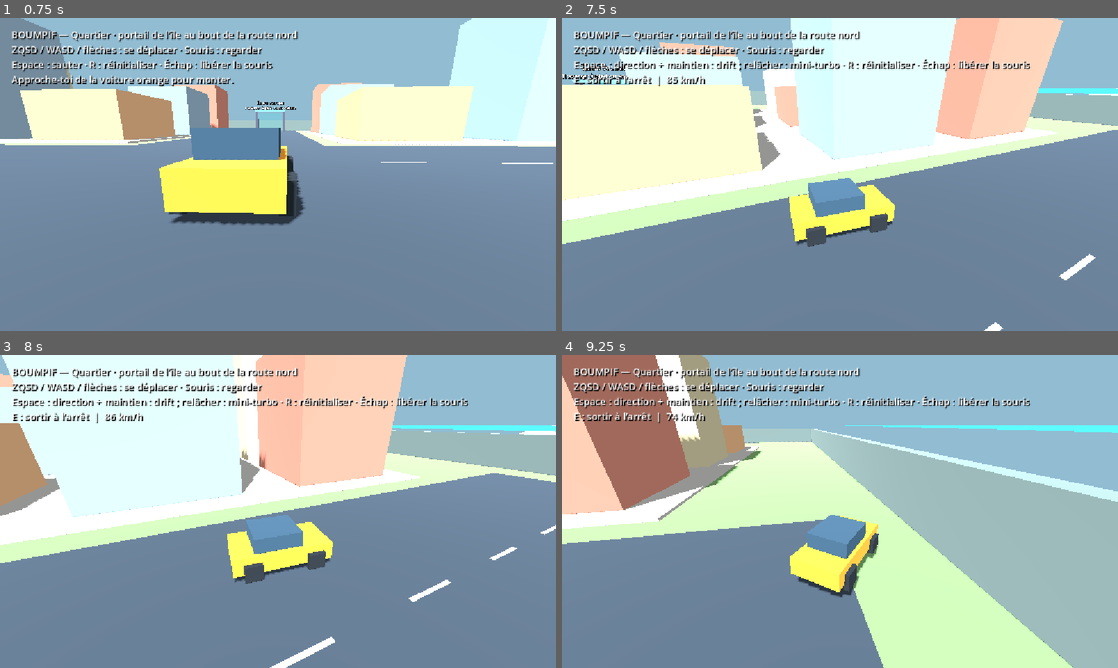
Above: before the commit, frames 1-4 (two rows, left to right).
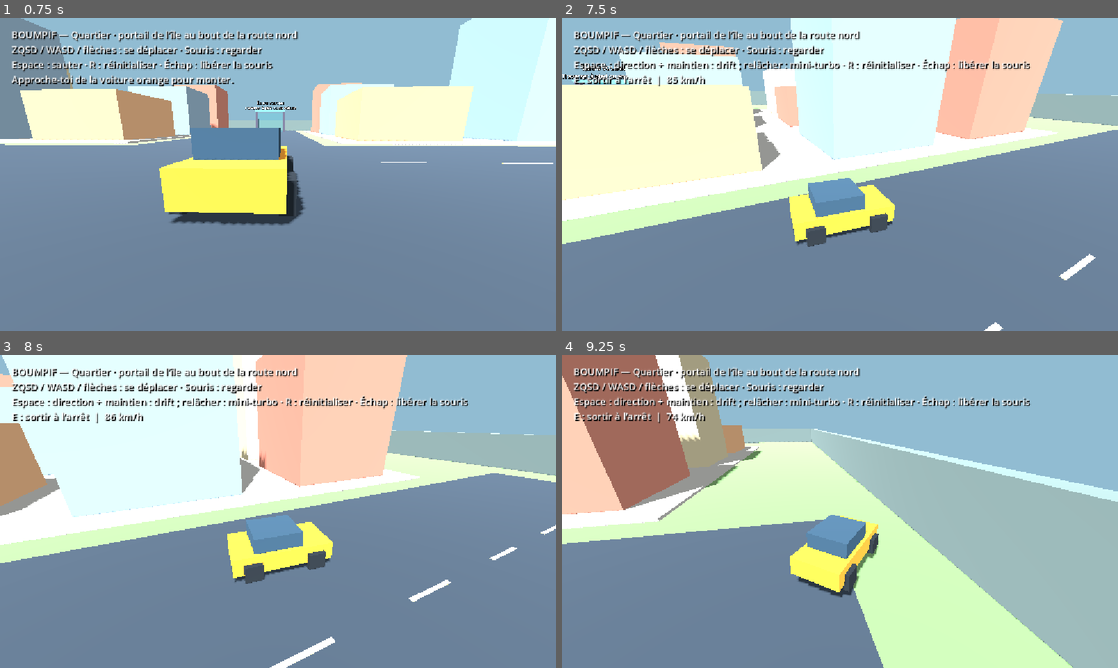
Above: after the commit, the same moments.

Repository: matthieupicaultetude-max/BoumPif
Game: Godot game, scene res://scenes/main.tscn
The game is run twice, just before and just after one commit, with the same random seed, the same clock (stepped at 60 frames per second) and the same inputs.
Inputs (mouse positions are in pixels of both pictures, inside the frame that each line leads up to):
- Up to frame 1 (0.75 s): tap Enter at 0.5 s; move the mouse to (272, 180) at 0.52 s; hold Z (forward) from 0.53 s (still down); tap E (interact) at 0.6 s
- Up to frame 2 (7.5 s): tap Space (jump) at 0.77, 1.52, 3.02, 3.77, 4.52, 6.02, 6.77 s; move the mouse to (878, 177) at 1.27 s; tap E (interact) every 0.75 s from 1.35 to 7.35 s; move the mouse to (795, 171) at 2.02 s; move the mouse to (845, 174) at 2.77 s; release Z (forward) at 2.78 s; hold Q (left) 2.78-3.53 s; move the mouse to (817, 168) at 3.52 s; hold Z (forward) 3.53-5.78 s; tap R (reset) at 4.25 s; move the mouse to (867, 174) at 4.27 s; move the mouse to (812, 174) at 5.02 s; move the mouse to (851, 168) at 5.77 s; hold D (right) 5.78-6.53 s; move the mouse to (834, 180) at 6.52 s; hold Z (forward) from 6.53 s (still down); move the mouse to (878, 177) at 7.27 s
- Up to frame 3 (8 s): keep holding Z (forward); tap Space (jump) at 7.52 s
- Up to frame 4 (9.25 s): move the mouse to (795, 508) at 8.02 s; tap E (interact) at 8.1, 8.85 s; move the mouse to (845, 511) at 8.77 s; release Z (forward) at 8.78 s; hold Q (left) from 8.78 s (still down); tap Space (jump) at 9.02 s

Frame 1 is identical in both runs. In frame 2, 0.3% of the frame differs, in the area x 2-100%, y 20-73%; in frame 3, 0.5%; in frame 4, 0.6%, in the area x 50-100%, y 22-67%.

Commit message:
Charge les zones à la demande et répartit la génération du terrain

Diff:
--- a/boum-pif/scripts/island.gd
+++ b/boum-pif/scripts/island.gd
@@ -12,12 +12,14 @@
 var portal_position := Vector3(0, 0, 263)
 var house_count := 0
 
-func _ready() -> void:
+func build() -> void:
 	_plan_roads()
-	_build_terrain()
+	await _build_terrain()
 	for road in roads:
 		_build_road(road)
+		await get_tree().process_frame
 	_build_villages()
+	await get_tree().process_frame
 	_build_details()
 	arrival.y = height_at(arrival.x, arrival.z)
 	portal_position.y = height_at(portal_position.x, portal_position.z)
@@ -104,38 +106,46 @@
 	return lerpf(height, weighted_height / total_weight, blend) if total_weight > 0 else height
 
 func _build_terrain() -> void:
-	var surface := SurfaceTool.new()
-	surface.begin(Mesh.PRIMITIVE_TRIANGLES)
 	var cells := int(RADIUS * 2 / GRID_STEP)
 	var heights := PackedFloat32Array()
 	heights.resize((cells + 1) * (cells + 1))
 	for x in range(cells + 1):
 		for z in range(cells + 1):
 			heights[x * (cells + 1) + z] = height_at(-RADIUS + x * GRID_STEP, -RADIUS + z * GRID_STEP)
-	for x in cells:
-		for z in cells:
-			var a := Vector3(-RADIUS + x * GRID_STEP, 0, -RADIUS + z * GRID_STEP)
-			var corners := [a, a + Vector3(GRID_STEP, 0, 0), a + Vector3(0, 0, GRID_STEP), a + Vector3(GRID_STEP, 0, GRID_STEP)]
-			var vertex_heights := [heights[x * (cells + 1) + z], heights[(x + 1) * (cells + 1) + z], heights[x * (cells + 1) + z + 1], heights[(x + 1) * (cells + 1) + z + 1]]
-			for index in [0, 1, 2, 1, 3, 2]:
-				var point: Vector3 = corners[index]
-				point.y = vertex_heights[index]
-				var color := Color("719658")
-				if point.y < 6:
-					color = Color("dbc28b")
-				elif point.y > 48:
-					color = Color("69646a") if point.y < 85 else Color("49444c")
-				surface.set_color(color)
-				surface.add_vertex(point)
-	surface.generate_normals()
-	var terrain := MeshInstance3D.new()
-	terrain.name = "IslandTerrain"
-	terrain.mesh = surface.commit()
+		if x % 8 == 0:
+			await get_tree().process_frame
 	var material := StandardMaterial3D.new()
 	material.vertex_color_use_as_albedo = true
-	terrain.material_override = material
-	add_child(terrain)
-	terrain.create_trimesh_collision()
+	# Petites tuiles : pas de gros envoi de maillage/collision en une seule image.
+	const TILE_CELLS := 31
+	for tx in range(0, cells, TILE_CELLS):
+		for tz in range(0, cells, TILE_CELLS):
+			var surface := SurfaceTool.new()
+			surface.begin(Mesh.PRIMITIVE_TRIANGLES)
+			for x in range(tx, mini(tx + TILE_CELLS, cells)):
+				for z in range(tz, mini(tz + TILE_CELLS, cells)):
+					var a := Vector3(-RADIUS + x * GRID_STEP, 0, -RADIUS + z * GRID_STEP)
+					var corners := [a, a + Vector3(GRID_STEP, 0, 0), a + Vector3(0, 0, GRID_STEP), a + Vector3(GRID_STEP, 0, GRID_STEP)]
+					var vertex_heights := [heights[x * (cells + 1) + z], heights[(x + 1) * (cells + 1) + z], heights[x * (cells + 1) + z + 1], heights[(x + 1) * (cells + 1) + z + 1]]
+					for index in [0, 1, 2, 1, 3, 2]:
+						var point: Vector3 = corners[index]
+						point.y = vertex_heights[index]
+						var color := Color("719658")
+						if point.y < 6:
+							color = Color("dbc28b")
+						elif point.y > 48:
+							color = Color("69646a") if point.y < 85 else Color("49444c")
+						surface.set_color(color)
+						surface.add_vertex(point)
+			surface.index()
+			surface.generate_normals()
+			var terrain := MeshInstance3D.new()
+			terrain.name = "Terrain_%d_%d" % [tx, tz]
+			terrain.mesh = surface.commit()
+			terrain.material_override = material
+			add_child(terrain)
+			terrain.create_trimesh_collision()
+			await get_tree().process_frame
 	# L'océan est visuel : une chute dans l'eau ramène au point d'arrivée.
 	var sea := MeshInstance3D.new()
 	var plane := PlaneMesh.new()
--- a/boum-pif/scripts/main.gd
+++ b/boum-pif/scripts/main.gd
@@ -4,6 +4,8 @@
 const ISLAND_OFFSET := Vector3(1200, 0, 0)
 const CITY_PORTAL := Vector3(0, 0, -54)
 var island: IslandZone
+var city_zone: Node3D
+var loading_zone := false
 var on_island := false
 var portal_cooldown := 0.0
 var car_spawn := Vector3(4, 0.8, 4)
@@ -54,12 +56,11 @@
 	sun.light_energy = 1.2
 	sun.shadow_enabled = true
 	add_child(sun)
+	city_zone = Node3D.new()
+	city_zone.name = "CityZone"
+	add_child(city_zone)
 	_build_city()
-	island = IslandZone.new()
-	island.position = ISLAND_OFFSET
-	add_child(island)
-	_build_portal(CITY_PORTAL, "ÎLE DU VOLCAN", Color("66e4ef"))
-	_build_portal(ISLAND_OFFSET + island.portal_position, "RETOUR AU QUARTIER", Color("c4a1ff"))
+	_build_portal(city_zone, CITY_PORTAL, "ÎLE DU VOLCAN", Color("66e4ef"))
 	player = CharacterBody3D.new()
 	player.name = "Player"
 	player.floor_snap_length = 0.5
@@ -73,7 +74,7 @@
 	player.position = spawn
 	_build_car()
 	camera = Camera3D.new()
-	camera.far = 1000
+	camera.far = 180
 	add_child(camera)
 	camera.current = true
 	var layer := CanvasLayer.new()
@@ -122,30 +123,30 @@
 		parent.add_child(body)
 
 func _build_city() -> void:
-	_box(self, Vector3(140, 1, 140), Vector3(0, -0.5, 0), Color("739c67"))
-	_box(self, Vector3(16, 0.04, 130), Vector3(0, 0.02, 0), Color("374452"), false)
-	_box(self, Vector3(130, 0.04, 16), Vector3(0, 0.025, 0), Color("374452"), false)
+	_box(city_zone, Vector3(140, 1, 140), Vector3(0, -0.5, 0), Color("739c67"))
+	_box(city_zone, Vector3(16, 0.04, 130), Vector3(0, 0.02, 0), Color("374452"), false)
+	_box(city_zone, Vector3(130, 0.04, 16), Vector3(0, 0.025, 0), Color("374452"), false)
 	for i in range(-12, 13):
 		if absi(i) > 1:
-			_box(self, Vector3(0.15, 0.02, 2), Vector3(0, 0.05, i * 5), Color("f0dd9a"), false)
-			_box(self, Vector3(2, 0.02, 0.15), Vector3(i * 5, 0.05, 0), Color("f0dd9a"), false)
+			_box(city_zone, Vector3(0.15, 0.02, 2), Vector3(0, 0.05, i * 5), Color("f0dd9a"), false)
+			_box(city_zone, Vector3(2, 0.02, 0.15), Vector3(i * 5, 0.05, 0), Color("f0dd9a"), false)
 	var colors := [Color("dcad82"), Color("8ca9bd"), Color("c28070"), Color("c5bd9c")]
 	for x in [-1, 1]:
 		for z in [-1, 1]:
-			_box(self, Vector3(45, 0.18, 45), Vector3(x * 32.5, 0.09, z * 32.5), Color("b5b6b3"))
+			_box(city_zone, Vector3(45, 0.18, 45), Vector3(x * 32.5, 0.09, z * 32.5), Color("b5b6b3"))
 			for row in range(3):
 				for col in range(3):
 					var height := float(5 + ((row * 3 + col * 5) % 4) * 3)
 					var center := Vector3(x * (17 + row * 15), height / 2 + 0.18, z * (17 + col * 15))
-					_box(self, Vector3(10, height, 10), center, colors[(row + col) % 4])
+					_box(city_zone, Vector3(10, height, 10), center, colors[(row + col) % 4])
 					for floor_index in range(int(height / 3)):
 						for window_x in [-2.5, 2.5]:
-							_box(self, Vector3(1.5, 1.4, 0.05), Vector3(center.x + window_x, 2 + floor_index * 3, center.z - 5.03), Color("425d70"), false)
+							_box(city_zone, Vector3(1.5, 1.4, 0.05), Vector3(center.x + window_x, 2 + floor_index * 3, center.z - 5.03), Color("425d70"), false)
 	for axis in [0, 1]:
 		for sign_value in [-1, 1]:
 			var size := Vector3(1, 4, 140) if axis == 0 else Vector3(140, 4, 1)
 			var at := Vector3(sign_value * 70, 2, 0) if axis == 0 else Vector3(0, 2, sign_value * 70)
-			_box(self, size, at, Color("687c7c"))
+			_box(city_zone, size, at, Color("687c7c"))
 
 func _build_car() -> void:
 	car = CharacterBody3D.new()
@@ -269,6 +270,8 @@
 	boost_sparks.append(effect)
 
 func _unhandled_input(event: InputEvent) -> void:
+	if loading_zone:
+		return
 	if event is InputEventMouseMotion and Input.mouse_mode == Input.MOUSE_MODE_CAPTURED:
 		yaw -= event.relative.x * 0.003
 		pitch = clampf(pitch - event.relative.y * 0.003, -1.1, 0.7)
@@ -278,6 +281,8 @@
 		Input.mouse_mode = Input.MOUSE_MODE_CAPTURED
 
 func _physics_process(delta: float) -> void:
+	if loading_zone:
+		return
 	portal_cooldown = maxf(0, portal_cooldown - delta)
 	if Input.is_action_just_pressed("reset"):
 		_reset()
@@ -307,6 +312,8 @@
 			player.velocity.y = 7
 		player.move_and_slide()
 	_check_zone_transition()
+	if loading_zone:
+		return
 	_update_drift_effects(delta)
 	_update_camera()
 	var near_car := player.position.distance_to(car.position) < 4
@@ -448,10 +455,10 @@
 	yaw = spawn_yaw
 	pitch = -0.2
 
-func _build_portal(point: Vector3, title: String, color: Color) -> void:
+func _build_portal(parent: Node3D, point: Vector3, title: String, color: Color) -> void:
 	for side in [-1, 1]:
-		_box(self, Vector3(0.7, 6, 0.8), point + Vector3(side * 4, 3, 0), Color("535366"))
-	_box(self, Vector3(8.8, 0.6, 0.8), point + Vector3(0, 6, 0), color)
+		_box(parent, Vector3(0.7, 6, 0.8), point + Vector3(side * 4, 3, 0), Color("535366"))
+	_box(parent, Vector3(8.8, 0.6, 0.8), point + Vector3(0, 6, 0), color)
 	var glow := MeshInstance3D.new()
 	var plane := BoxMesh.new()
 	plane.size = Vector3(7.3, 5.4, 0.08)
@@ -462,14 +469,14 @@
 	material.transparency = BaseMaterial3D.TRANSPARENCY_ALPHA
 	material.shading_mode = BaseMaterial3D.SHADING_MODE_UNSHADED
 	glow.material_override = material
-	add_child(glow)
+	parent.add_child(glow)
 	var label := Label3D.new()
 	label.text = title + "\nTraverser à pied ou en voiture"
 	label.position = point + Vector3(0, 7.6, 0)
 	label.font_size = 42
 	label.pixel_size = 0.025
 	label.billboard = BaseMaterial3D.BILLBOARD_ENABLED
-	add_child(label)
+	parent.add_child(label)
 
 func _check_zone_transition() -> void:
 	var actor: CharacterBody3D = car if driving else player
@@ -485,6 +492,35 @@
 		_respawn_in_zone()
 
 func _travel_to(to_island: bool) -> void:
+	if loading_zone:
+		return
+	if to_island and not is_instance_valid(island):
+		loading_zone = true
+		hud.text = "Préparation de l’île…"
+		# Laisser afficher l'indication avant de commencer les petits lots de travail.
+		await get_tree().process_frame
+		await get_tree().process_frame
+		island = IslandZone.new()
+		island.position = ISLAND_OFFSET
+		island.visible = false
+		add_child(island)
+		await island.build()
+		_build_portal(island, island.portal_position, "RETOUR AU QUARTIER", Color("c4a1ff"))
+		remove_child(island)
+		loading_zone = false
+	# Une zone détachée n'affiche rien, ne simule aucune collision ni particule.
+	if to_island:
+		if city_zone.get_parent() == self:
+			remove_child(city_zone)
+		if island.get_parent() == null:
+			add_child(island)
+		island.visible = true
+	else:
+		if is_instance_valid(island) and island.get_parent() == self:
+			remove_child(island)
+		if city_zone.get_parent() == null:
+			add_child(city_zone)
+	camera.far = 750 if to_island else 180
 	on_island = to_island
 	if on_island:
 		spawn = ISLAND_OFFSET + island.arrival + Vector3(0, 1.1, 0)
@@ -504,3 +540,10 @@
 		driving = true
 		player.collision_layer = 0
 		player.collision_mask = 0
+
+func _exit_tree() -> void:
+	# Libérer aussi les zones en cache, qui ne sont plus enfants de la scène.
+	if is_instance_valid(island) and island.get_parent() == null:
+		island.free()
+	if is_instance_valid(city_zone) and city_zone.get_parent() == null:
+		city_zone.free()
--- a/boum-pif/tests/smoke.gd
+++ b/boum-pif/tests/smoke.gd
@@ -20,6 +20,7 @@
 func run() -> void:
 	game = load("res://scenes/main.tscn").instantiate()
 	root.add_child(game)
+	check(not is_instance_valid(game.island), "L’île n’est pas construite au démarrage du quartier")
 	await frames(90)
 	test_arcade_handling()
 	test_kart_drift()
@@ -235,7 +236,13 @@
 	game.portal_cooldown = 0
 	game.player.position = game.CITY_PORTAL + Vector3(0, 1, 0)
 	await frames(2)
+	check(game.loading_zone, "Le portail lance une préparation progressive")
+	await wait_for_zone()
 	check(game.on_island and not game.driving, "Le portail du quartier mène à l’île à pied")
+	check(not game.city_zone.is_inside_tree() and game.island.is_inside_tree(), "Le quartier est retiré de l’affichage et de la physique sur l’île")
+	var city_query := PhysicsRayQueryParameters3D.create(Vector3(0, 5, 0), Vector3(0, -2, 0))
+	check(game.get_world_3d().direct_space_state.intersect_ray(city_query).is_empty(), "Les collisions du quartier sont absentes pendant la visite de l’île")
+	var cached_island: Node3D = game.island
 	await frames(60)
 	check(game.player.is_on_floor(), "L’arrivée sur l’île possède un sol physique")
 	check(game.island.house_count == 12 and game.island.villages.size() == 2, "Deux hameaux de six maisons")
@@ -255,6 +262,11 @@
 	game.player.position = game.ISLAND_OFFSET + game.island.portal_position + Vector3(0, 1.1, 0)
 	await frames(2)
 	check(not game.on_island, "Le portail de l’île ramène au quartier")
+	check(not game.island.is_inside_tree() and game.city_zone.is_inside_tree(), "L’île n’est ni rendue ni simulée depuis le quartier")
+	check(game.camera.far == 180, "La distance d’affichage du quartier est limitée")
+	var island_point: Vector3 = game.ISLAND_OFFSET + game.island.arrival
+	var island_query := PhysicsRayQueryParameters3D.create(island_point + Vector3(0, 10, 0), island_point - Vector3(0, 10, 0))
+	check(game.get_world_3d().direct_space_state.intersect_ray(island_query).is_empty(), "Les collisions de l’île sont absentes depuis le quartier")
 	game.driving = true
 	game.player.collision_layer = 0
 	game.player.collision_mask = 0
@@ -262,6 +274,7 @@
 	game.car.position = game.CITY_PORTAL + Vector3(0, 0.9, 0)
 	await frames(2)
 	check(game.on_island and game.driving, "Le portail transporte aussi la voiture et son conducteur")
+	check(game.island == cached_island and not game.loading_zone, "Revenir sur l’île réutilise la zone sans la reconstruire")
 	# Conduire réellement jusqu'au cratère en suivant la ligne médiane.
 	game.car.position = game.ISLAND_OFFSET + game.island.arrival + Vector3(0, 1, 0)
 	game.car.rotation.y = 0
@@ -293,3 +306,11 @@
 	game._reset()
 	check(game.on_island and game.player.position.x > 1000, "R réinitialise dans la zone courante")
 	game._travel_to(false)
+
+func wait_for_zone() -> void:
+	var render_frames := 0
+	while game.loading_zone and render_frames < 1000:
+		await process_frame
+		render_frames += 1
+	check(not game.loading_zone and render_frames > 20, "La préparation de l’île rend la main entre les lots de travail")
+	await frames(2)
Not shown, changed: README.md
